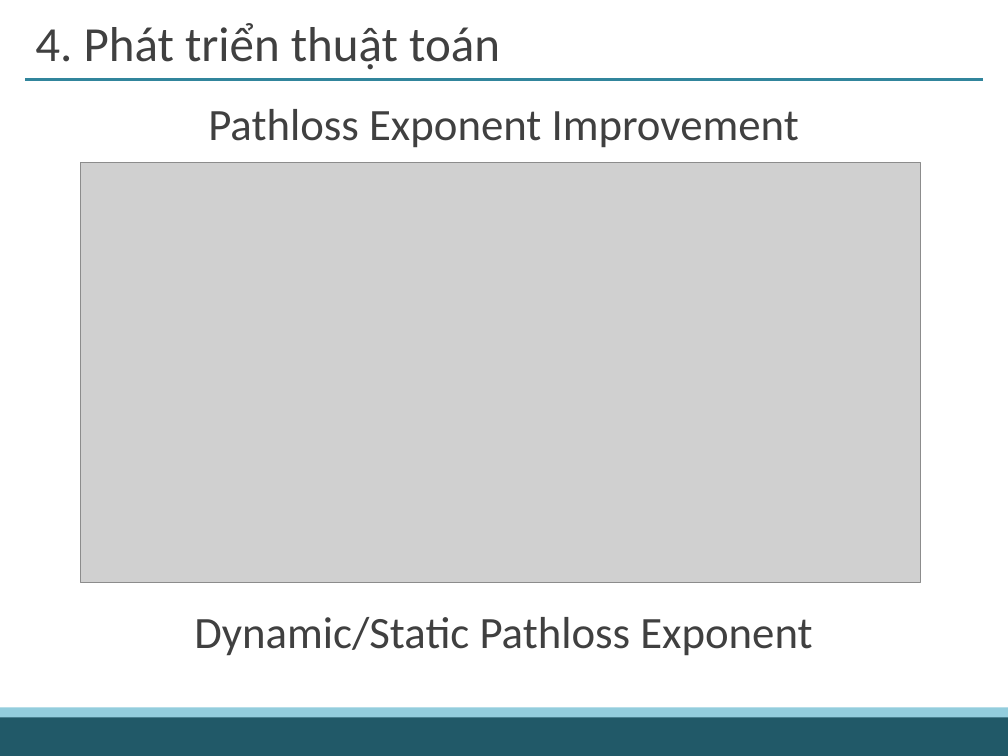
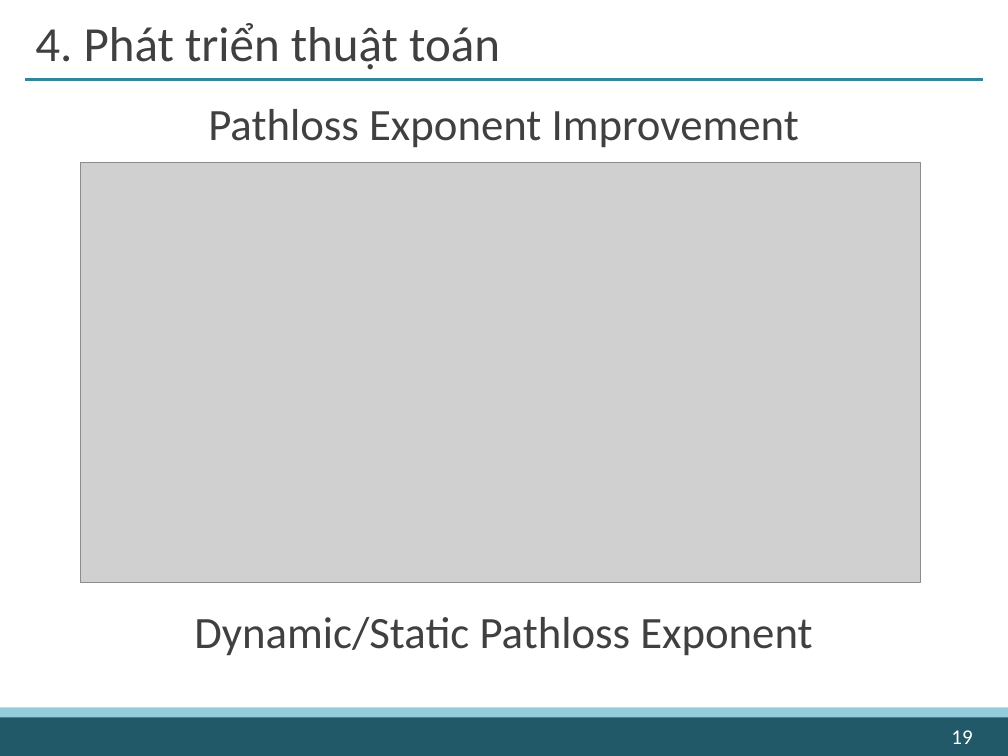
Before and after one commit to letruongthanh24103698/luanvanword, a slide deck: slide 19 of powerpoint/LVTN_ver2..pptx. Drawn at 1008x756 pixels with LibreOffice and Linux fonts; fonts in the diff are those of the drawing; grey boxes stand for pictures. Boxes give left, top, right and bottom in pixels: in the first picture for what was removed or moved away, otherwise in the second. Text is boxed around its words. In the diff, an @@ line names an element or a change of style, - is before the commit and + after.

```diff
--- a/powerpoint/LVTN_ver2..pptx
+++ b/powerpoint/LVTN_ver2..pptx
@@ page number added at (951, 730, 972, 744), 15 pt, text #FFFFFF @@
+19
```
Also in this commit, not shown: 41 other slides changed, 1 slide added.
